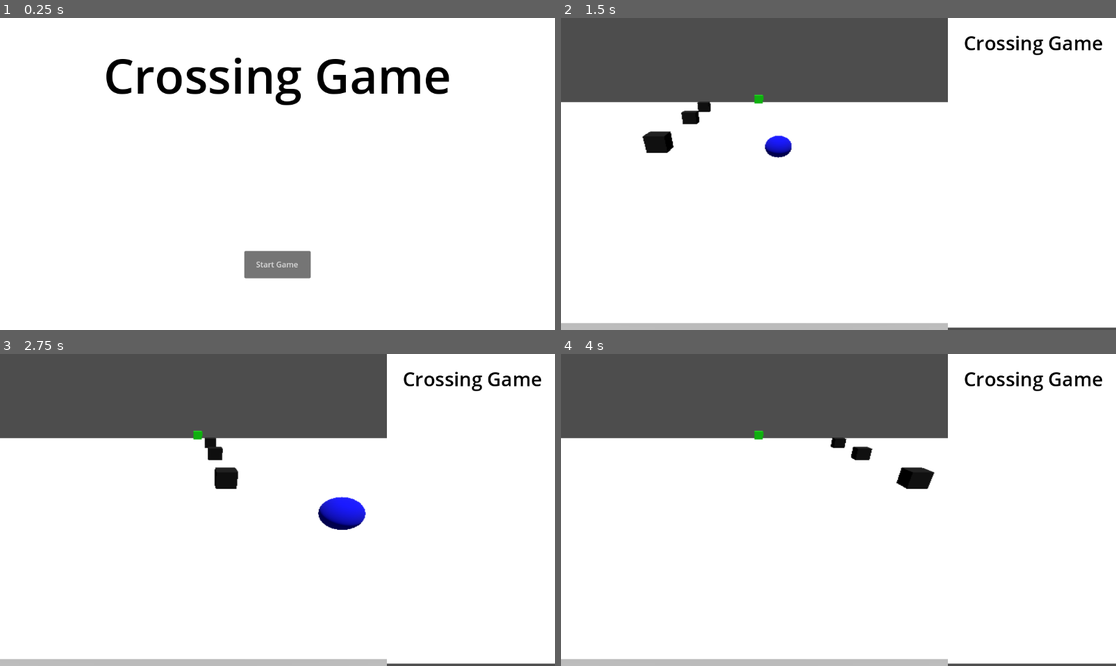
Above: before the commit, frames 1-4 (two rows, left to right).
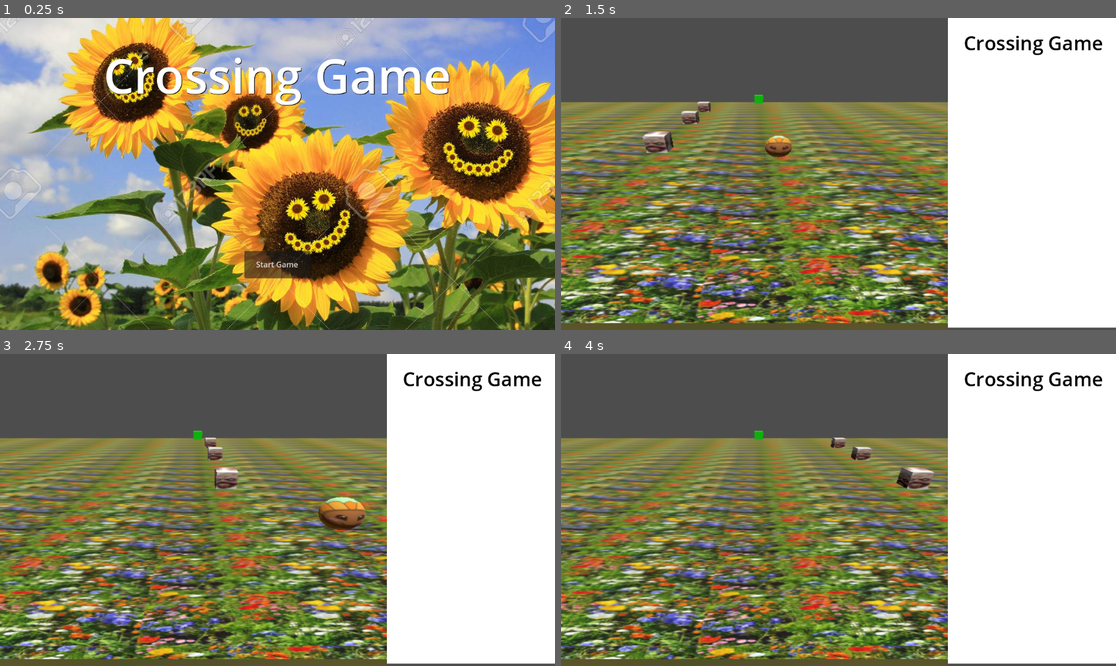
Above: after the commit, the same moments.

Repository: luciacomputerscience/CrossingGame-Lucia
Game: Godot game, scene res://mods/Menus/Menus.tscn
Same seed, same stepped clock (60 frames per second), same inputs: the game is played once before the commit and once after it.
Inputs:
- Up to frame 1 (0.25 s): no input
- Up to frame 2 (1.5 s): click "Start Game" at 0.5 s; tap Enter (ui_accept) at 1.25 s; hold Right (ui_right) from 1.28 s (still down)
- Up to frame 3 (2.75 s): tap Enter (ui_accept) at 1.52, 2.27 s; release Right (ui_right) at 2.03 s; hold Down (ui_down) from 2.03 s (still down)
- Up to frame 4 (4 s): release Down (ui_down) at 2.78 s; hold Right (ui_right) 2.78-3.53 s; hold Up (ui_up) from 3.53 s (still down); tap Enter (ui_accept) at 3.77 s

The runs differ from the first frame. In frame 1, 100% of the frame differs, in the area x 0-100%, y 0-100%; in frame 2, 51%; in frame 3, 51%; in frame 4, 51%.

Commit message:
Sunflowers added

Diff:
--- a/mods/World/World.tscn
+++ b/World/World.tscn
@@ -1,11 +1,14 @@
-[gd_scene load_steps=9 format=3 uid="uid://ly1d64vmw5fe"]
+[gd_scene load_steps=10 format=3 uid="uid://ly1d64vmw5fe"]
 
-[ext_resource type="PackedScene" uid="uid://dj1tpxjdn5ofd" path="res://mods/Player/Player.tscn" id="1_trl3l"]
-[ext_resource type="PackedScene" uid="uid://bxocxc0vobk0y" path="res://mods/Obstacle/Obstacle.tscn" id="2_p68a7"]
-[ext_resource type="PackedScene" uid="uid://b7fjr6hun4c8y" path="res://mods/Goal/Goal.tscn" id="3_cecy5"]
-[ext_resource type="PackedScene" uid="uid://dfdbqh8iyac01" path="res://mods/Obstacle/Barrier.tscn" id="4_ex7he"]
+[ext_resource type="Texture2D" uid="uid://deg3y3kvgs5rc" path="res://6226caebc0114.jpg" id="1_o14yy"]
+[ext_resource type="PackedScene" uid="uid://dj1tpxjdn5ofd" path="res://mods/Player/Player.tscn" id="2_04mge"]
+[ext_resource type="PackedScene" uid="uid://bxocxc0vobk0y" path="res://mods/Obstacle/Obstacle.tscn" id="3_eue43"]
+[ext_resource type="PackedScene" uid="uid://b7fjr6hun4c8y" path="res://mods/Goal/Goal.tscn" id="4_cf1t6"]
+[ext_resource type="PackedScene" uid="uid://dfdbqh8iyac01" path="res://mods/Obstacle/Barrier.tscn" id="5_4sj48"]
 
 [sub_resource type="StandardMaterial3D" id="StandardMaterial3D_p68a7"]
+albedo_texture = ExtResource("1_o14yy")
+uv1_scale = Vector3(-41.65, -41.65, -41.65)
 
 [sub_resource type="BoxMesh" id="BoxMesh_fex23"]
 size = Vector3(77.655, 1, 30)
--- a/mods/Game/Game.tscn
+++ b/mods/Game/Game.tscn
@@ -1,7 +1,7 @@
 [gd_scene load_steps=4 format=3 uid="uid://bsd5ryo08r5y2"]
 
 [ext_resource type="PackedScene" uid="uid://cetp0q74kufkx" path="res://mods/GameUI/GameUI.tscn" id="1_4qtxj"]
-[ext_resource type="PackedScene" uid="uid://ly1d64vmw5fe" path="res://mods/World/World.tscn" id="1_rm8q3"]
+[ext_resource type="PackedScene" uid="uid://ly1d64vmw5fe" path="res://World/World.tscn" id="1_rm8q3"]
 
 [sub_resource type="ViewportTexture" id="ViewportTexture_rm8q3"]
 viewport_path = NodePath("SubViewport")
--- a/mods/Menus/Menus.tscn
+++ b/mods/Menus/Menus.tscn
@@ -1,6 +1,7 @@
-[gd_scene load_steps=2 format=3 uid="uid://clcavc0feho5b"]
+[gd_scene load_steps=3 format=3 uid="uid://clcavc0feho5b"]
 
 [ext_resource type="Script" uid="uid://dklk2wadpjgbn" path="res://mods/Menus/menus.gd" id="1_nnyf5"]
+[ext_resource type="Texture2D" uid="uid://g251wi7bk7x7" path="res://happyier.jpg" id="2_ucobm"]
 
 [node name="Menus" type="Control"]
 layout_mode = 3
@@ -19,34 +20,45 @@
 grow_horizontal = 2
 grow_vertical = 2
 
-[node name="Title" type="Label" parent="ColorRect"]
+[node name="TextureRect" type="TextureRect" parent="ColorRect"]
+layout_mode = 1
+anchors_preset = 15
+anchor_right = 1.0
+anchor_bottom = 1.0
+grow_horizontal = 2
+grow_vertical = 2
+texture = ExtResource("2_ucobm")
+
+[node name="Title" type="Label" parent="ColorRect/TextureRect"]
 layout_mode = 1
 anchors_preset = 5
 anchor_left = 0.5
 anchor_right = 0.5
 offset_left = -361.0
-offset_top = 50.2
+offset_top = 159.2
 offset_right = 361.0
-offset_bottom = 187.2
+offset_bottom = 296.2
 grow_horizontal = 2
-theme_override_colors/font_color = Color(0, 0, 0, 1)
+theme_override_colors/font_color = Color(1, 1, 1, 1)
+theme_override_colors/font_shadow_color = Color(0, 0, 0, 1)
+theme_override_colors/font_outline_color = Color(0, 0, 0, 1)
 theme_override_font_sizes/font_size = 100
 text = "Crossing Game"
 horizontal_alignment = 1
 
-[node name="StartGame" type="Button" parent="ColorRect"]
+[node name="StartGame" type="Button" parent="ColorRect/TextureRect"]
 layout_mode = 1
 anchors_preset = 7
 anchor_left = 0.5
 anchor_top = 1.0
 anchor_right = 0.5
 anchor_bottom = 1.0
-offset_left = -69.033
-offset_top = -164.48
-offset_right = 69.032
-offset_bottom = -107.885
+offset_left = -69.03296
+offset_top = -273.47998
+offset_right = 69.03204
+offset_bottom = -216.88501
 grow_horizontal = 2
 grow_vertical = 0
 text = "Start Game"
 
-[connection signal="pressed" from="ColorRect/StartGame" to="." method="_on_start_game_pressed"]
+[connection signal="pressed" from="ColorRect/TextureRect/StartGame" to="." method="_on_start_game_pressed"]
--- a/mods/Obstacle/Obstacle.tscn
+++ b/mods/Obstacle/Obstacle.tscn
@@ -1,11 +1,16 @@
-[gd_scene load_steps=6 format=3 uid="uid://bxocxc0vobk0y"]
+[gd_scene load_steps=7 format=3 uid="uid://bxocxc0vobk0y"]
 
 [ext_resource type="Script" uid="uid://dpy8j766gmswh" path="res://mods/Obstacle/obstacle.gd" id="1_qbnu2"]
+[ext_resource type="Texture2D" uid="uid://dt6ffw2xgnvro" path="res://rotten-gums-zombie-mask.jpg" id="2_ot5dj"]
 
 [sub_resource type="BoxShape3D" id="BoxShape3D_0jfvi"]
 
 [sub_resource type="StandardMaterial3D" id="StandardMaterial3D_qbnu2"]
-albedo_color = Color(0, 0, 0, 1)
+albedo_texture = ExtResource("2_ot5dj")
+emission_enabled = true
+emission_energy_multiplier = 2.3
+uv1_scale = Vector3(1.72, 1.72, 1.72)
+uv1_offset = Vector3(-0.825, 0.075, 0)
 
 [sub_resource type="BoxMesh" id="BoxMesh_ot5dj"]
 
--- a/mods/Player/Player.tscn
+++ b/mods/Player/Player.tscn
@@ -1,11 +1,12 @@
-[gd_scene load_steps=5 format=3 uid="uid://dj1tpxjdn5ofd"]
+[gd_scene load_steps=6 format=3 uid="uid://dj1tpxjdn5ofd"]
 
 [ext_resource type="Script" uid="uid://dg3yl6ol20ldu" path="res://mods/Player/player.gd" id="1_3qsve"]
+[ext_resource type="Texture2D" uid="uid://b5bni7yltoc46" path="res://happy.jpg" id="2_3yoxi"]
 
 [sub_resource type="SphereShape3D" id="SphereShape3D_bqisn"]
 
 [sub_resource type="StandardMaterial3D" id="StandardMaterial3D_bqisn"]
-albedo_color = Color(0, 0, 1, 1)
+albedo_texture = ExtResource("2_3yoxi")
 
 [sub_resource type="SphereMesh" id="SphereMesh_3qsve"]
 
@@ -17,5 +18,6 @@
 shape = SubResource("SphereShape3D_bqisn")
 
 [node name="MeshInstance3D" type="MeshInstance3D" parent="CollisionShape3D"]
+transform = Transform3D(-0.9998171, 0, 0.019127592, 0, 1, 0, -0.019127592, 0, -0.9998171, 0, 0, 0)
 material_override = SubResource("StandardMaterial3D_bqisn")
 mesh = SubResource("SphereMesh_3qsve")
--- a/project.godot
+++ b/project.godot
@@ -11,8 +11,13 @@
 [application]
 
 run/main_scene="uid://clcavc0feho5b"
-config/features=PackedStringArray("4.4")
+config/features=PackedStringArray("4.5")
 
 [dotnet]
 
 project/assembly_name="CrossingGame"
+
+[rendering]
+
+renderer/rendering_method="gl_compatibility"
+renderer/rendering_method.mobile="gl_compatibility"
Binary file added: 6226caebc0114.jpg
Not shown, added: 6226caebc0114.jpg.import
Not shown: 2 places in World/World.tscn that only renumber resources
Binary file added: happy.jpg
Not shown, added: happy.jpg.import
Binary file added: happyier - Copy.jpg
Not shown, added: happyier - Copy.jpg.import
Binary file added: happyier.jpg
Not shown, added: happyier.jpg.import
Binary file added: rotten-gums-zombie-mask.jpg
Not shown, added: rotten-gums-zombie-mask.jpg.import
